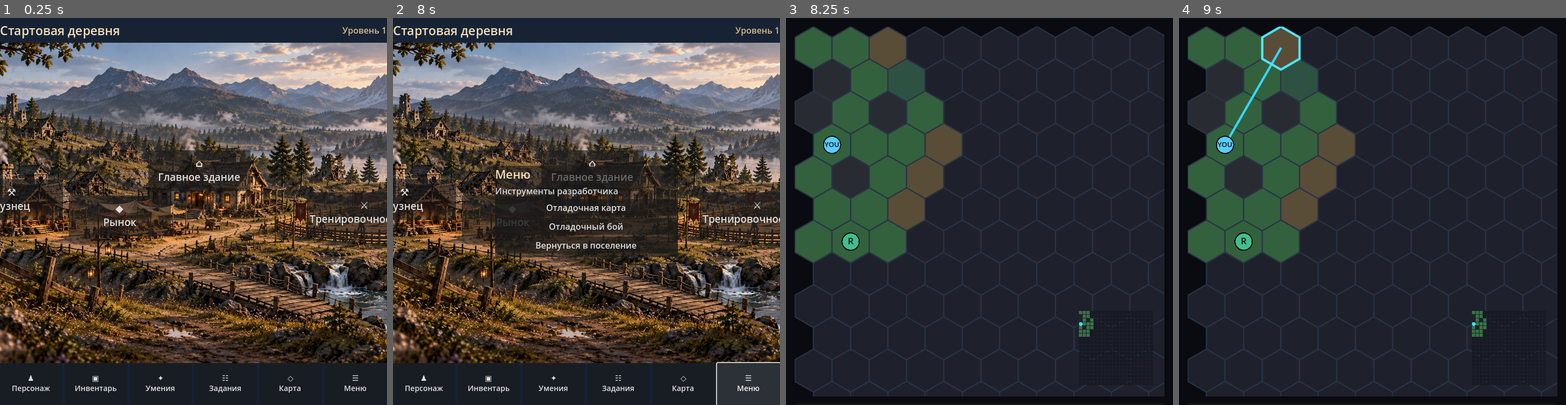
Above: before the commit, frames 1-4 (left to right).
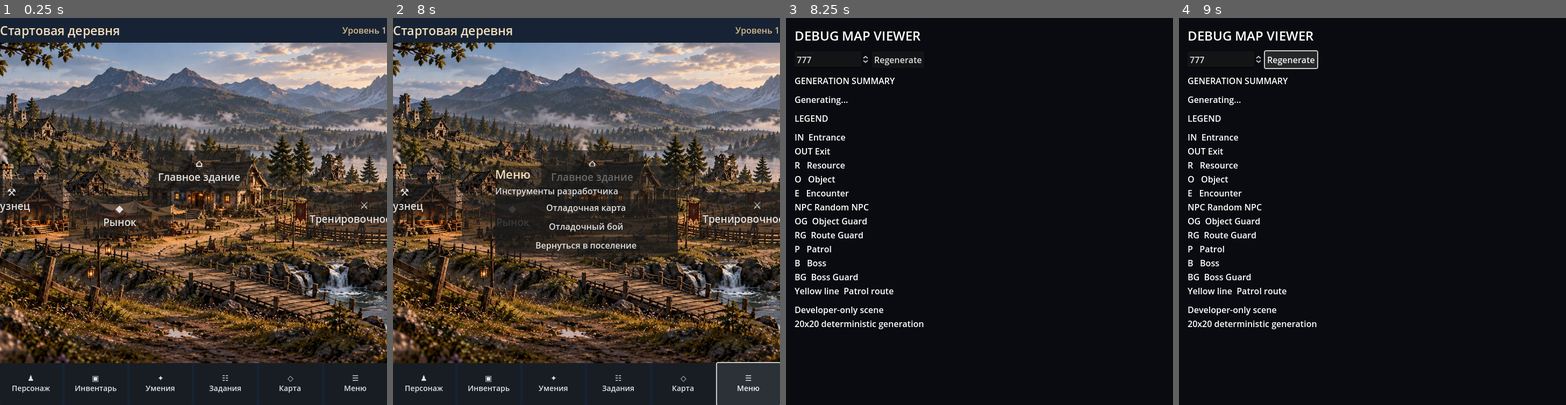
Above: after the commit, the same moments.

Repository: Archoniou1987/Battle-of-Artheon
Game: Godot game, scene res://scenes/main/main.tscn
Two runs of this game, one before a commit and one after it. Both use one fixed random seed, a clock stepped at 60 frames per second and the inputs below.
Inputs (mouse positions are in pixels of both pictures, inside the frame that each line leads up to):
- Up to frame 1 (0.25 s): no input
- Up to frame 2 (8 s): click "⚒ Кузнец" at 0.5 s; click "◆ Рынок" at 1.25 s; click "⌂ Главное здание" at 2 s; click "⚔ Тренировочное поле" at 2.75 s; click "♟ Персонаж" at 3.5 s; click "▣ Инвентарь" at 4.25 s; click "✦ Умения" at 5 s; click "☷ Задания" at 5.75 s; click "◇ Карта" at 6.5 s; click "☰ Меню" at 7.25 s
- Up to frame 3 (8.25 s): click "Отладочная карта" at 8 s
- Up to frame 4 (9 s): click (1291, 60) at 8.75 s, where only the run after the commit has a clickable "Regenerate"

Frames 1-2 are identical in both runs. In frame 3, 86% of the frame differs, in the area x 2-98%, y 2-98%; in frame 4, 86%.
Error after the commit: Parse Error: Too many arguments for "find_route()" call. Expected at most 6 but received 7. (res://scenes/debug/debug_map_viewer.gd:253)

Commit message:
Support timed NPC cell collision, target chase, and boss defeat respawn simulation

Diff:
--- a/scenes/debug/debug_map_viewer.gd
+++ b/scenes/debug/debug_map_viewer.gd
@@ -24,6 +24,8 @@
 var battle_dialog:AcceptDialog
 var battle_entity_id:String=""
 var battle_active:=false
+var battle_defeat_button:Button
+var chase_entity_id:String=""
 
 var loot_expedition:ExpeditionState
 var loot_player_id:String=""
@@ -120,6 +122,8 @@
 	battle_dialog.title="Начался бой!"
 	battle_dialog.dialog_text="Начался бой!"
 	battle_dialog.ok_button_text="Закрыть"
+	battle_defeat_button=battle_dialog.add_button("Поражение",true,"defeat")
+	battle_dialog.custom_action.connect(_on_battle_custom_action)
 	battle_dialog.confirmed.connect(_finish_test_battle)
 	battle_dialog.close_requested.connect(_finish_test_battle)
 	add_child(battle_dialog)
@@ -168,6 +172,7 @@
 	patrol_runtime.configure(playable_map,generated.patrols)
 	battle_active=false
 	battle_entity_id=""
+	chase_entity_id=""
 	if battle_dialog!=null: battle_dialog.hide()
 	_moving=false
 	_stop_requested=false
@@ -244,16 +249,11 @@
 		if canvas._is_visible_hex(pos): result[pos]=true
 	return result
 
-func _route_to(destination:Vector2i)->Array[Vector2i]:
-	return SafeMapNavigation.find_route(playable_map,canvas.explored_hexes,player_hex,destination,_visible_cells(),canvas._entity_roles)
+func _route_to(destination:Vector2i,allow_target_npc:bool=false)->Array[Vector2i]:
+	return SafeMapNavigation.find_route(playable_map,canvas.explored_hexes,player_hex,destination,_visible_cells(),canvas._entity_roles,allow_target_npc)
 
 func _select_destination(pos:Vector2i)->void:
 	if playable_map==null or battle_active: return
-	if HexGrid.distance(player_hex,pos)==1:
-		var npc_id:=_npc_at(pos)
-		if not npc_id.is_empty():
-			_start_test_battle(npc_id)
-			return
 	if pos==player_hex:
 		if _moving:
 			_request_stop()
@@ -269,7 +269,8 @@
 		_update_movement_panel()
 		return
 	target_hex=pos
-	planned_path=_route_to(target_hex)
+	chase_entity_id=_npc_at(pos) if canvas._is_visible_hex(pos) else ""
+	planned_path=_route_to(target_hex,not chase_entity_id.is_empty())
 	if planned_path.size()>1:
 		var seconds:=0.0
 		for i in range(1,planned_path.size()):
@@ -288,16 +289,33 @@
 		move_status.text="Остановлено" if planned_path.size()>1 else "Прибытие"
 		_update_movement_panel()
 		return
-	var next:Vector2i=planned_path[1]
-	if not playable_map.cell(next).is_passable() or (canvas._is_visible_hex(next) and SafeMapNavigation.static_npc_at(playable_map,canvas._entity_roles,next)):
-		planned_path=_route_to(target_hex)
-		canvas.set_player_view(player_hex,target_hex,planned_path)
+	# Only chase mode recalculates a moving target, at step boundaries.
+	if not chase_entity_id.is_empty():
+		if not playable_map.entity_positions.has(chase_entity_id):
+			_moving=false
+			move_status.text="Цель исчезла"
+			_update_movement_panel()
+			return
+		var observed:Vector2i=playable_map.entity_positions[chase_entity_id]
+		if canvas._is_visible_hex(observed):
+			target_hex=observed
+			planned_path=_route_to(target_hex,true)
+			canvas.set_player_view(player_hex,target_hex,planned_path)
+		else:
+			chase_entity_id=""
+			# Last known destination only; never use hidden NPC coordinates.
+			planned_path=_route_to(target_hex,true)
 		if planned_path.size()<2:
 			_moving=false
-			move_status.text="Препятствие: остановка"
+			move_status.text="Цель недоступна"
 			_update_movement_panel()
 			return
-		next=planned_path[1]
+	var next:Vector2i=planned_path[1]
+	if not playable_map.cell(next).is_passable():
+		_moving=false
+		move_status.text="Маршрут заблокирован"
+		_update_movement_panel()
+		return
 	_next_hex=next
 	_step_elapsed=0.0
 	_step_duration=SafeMapNavigation.terrain_seconds(playable_map.cell(next).terrain_id)
@@ -315,15 +333,6 @@
 	_step_elapsed+=delta
 	_update_movement_panel()
 	if _step_elapsed<_step_duration: return
-	if not playable_map.entities_at(_next_hex).is_empty():
-		var npc_id:=_npc_at(_next_hex)
-		if not npc_id.is_empty():
-			_start_test_battle(npc_id)
-			return
-		_moving=false
-		move_status.text="Столкновение: движение остановлено"
-		_update_movement_panel()
-		return
 	var result:Dictionary=playable_map.move_entity("PLAYER",_next_hex)
 	if not bool(result.get("ok",false)):
 		_moving=false
@@ -332,6 +341,13 @@
 		return
 	player_hex=_next_hex
 	planned_path.remove_at(0)
+	var encountered_id:=_npc_at(player_hex)
+	if not encountered_id.is_empty():
+		canvas.set_player_view(player_hex,target_hex,planned_path)
+		mini_map.update_map(playable_map,player_hex)
+		_center_on_player()
+		_start_test_battle(encountered_id)
+		return
 	canvas.set_player_view(player_hex,target_hex,planned_path)
 	mini_map.update_map(playable_map,player_hex)
 	_center_on_player()
@@ -460,10 +476,12 @@
 	if battle_active or entity_id.is_empty() or not playable_map.entity_positions.has(entity_id): return
 	battle_active=true
 	battle_entity_id=entity_id
+	battle_defeat_button.visible=canvas._entity_roles.get(entity_id,"") in ["B","BG"]
 	_moving=false
 	_stop_requested=false
 	_next_hex=Vector2i(-1,-1)
 	planned_path.clear()
+	chase_entity_id=""
 	target_hex=Vector2i(-1,-1)
 	move_status.text="Начался бой!"
 	_update_movement_panel()
@@ -480,3 +498,27 @@
 	move_status.text="Тестовый бой завершён"
 	canvas.set_player_view(player_hex,target_hex,planned_path)
 	mini_map.update_map(playable_map,player_hex)
+
+func _on_battle_custom_action(action:StringName)->void:
+	if action==&"defeat":
+		_finish_test_defeat()
+
+func _finish_test_defeat()->void:
+	if not battle_active: return
+	battle_active=false
+	battle_entity_id=""
+	battle_dialog.hide()
+	# Test defeat: retain boss/guard and move player to the safe entrance.
+	playable_map.entity_positions["PLAYER"]=canvas.generated.entrance
+	player_hex=canvas.generated.entrance
+	_moving=false
+	_stop_requested=false
+	_next_hex=Vector2i(-1,-1)
+	planned_path.clear()
+	chase_entity_id=""
+	target_hex=Vector2i(-1,-1)
+	move_status.text="Поражение: возвращение ко входу"
+	_update_movement_panel()
+	canvas.set_player_view(player_hex,target_hex,planned_path)
+	mini_map.update_map(playable_map,player_hex)
+	_center_on_player()
